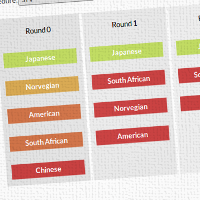
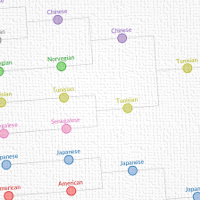
Revision of a layered w=200, h=200 image; what changed, layer by layer:
added layer "Calque Copié #2" above "Calque Copié #1" over [left=0, top=0, right=200, bottom=200]
hid "Calque Copié #1" over [left=0, top=0, right=200, bottom=200]
